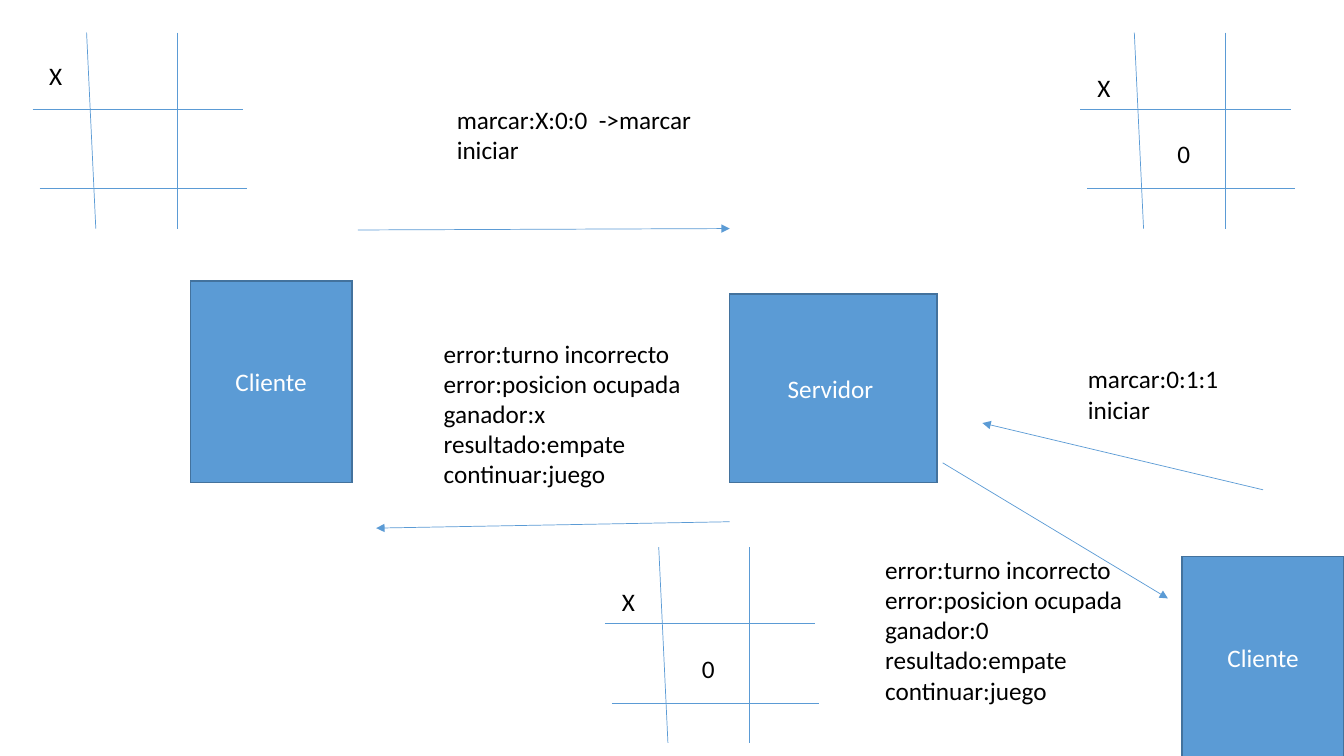
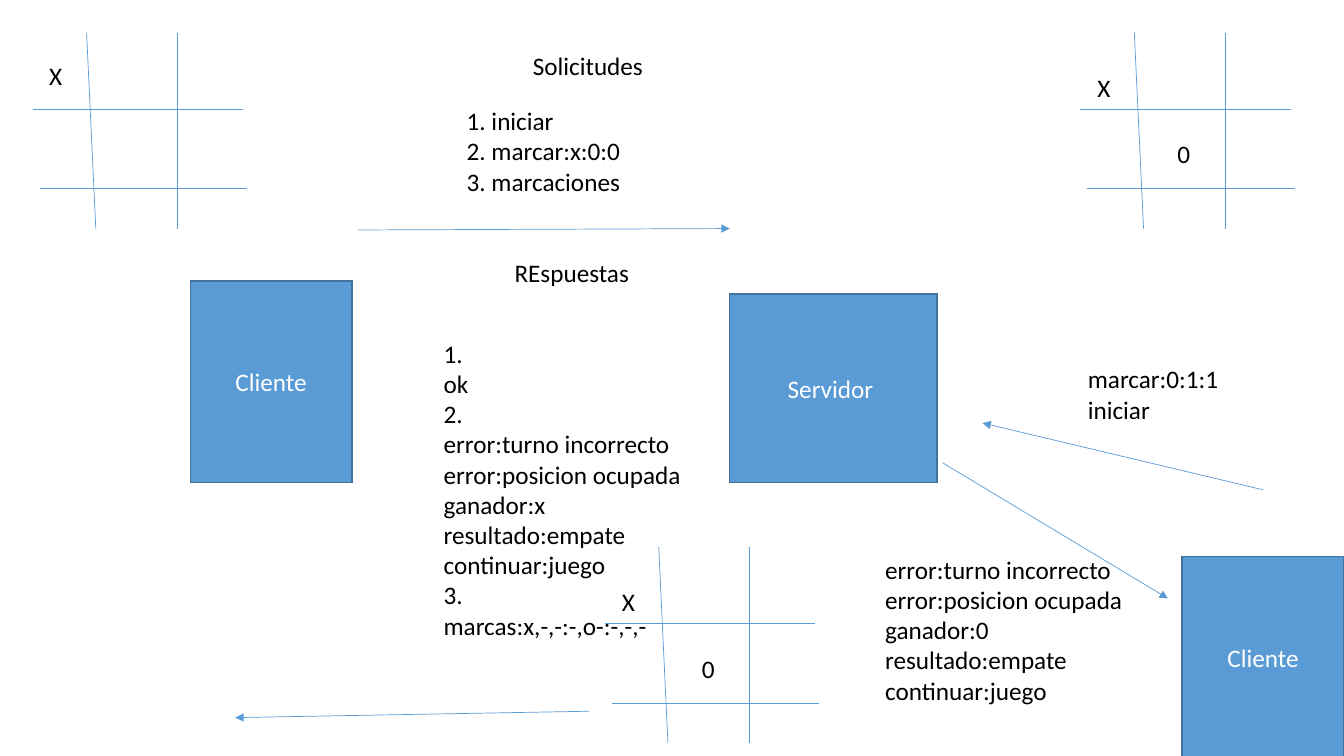
Before and after one commit to cmontellanob/SistemasDistribuidos1-20, a slide deck: slide 1 of TresEnRaya/esquema funcionamiento.pptx. Drawn at 1344x756 pixels with LibreOffice and Linux fonts; fonts in the diff are those of the drawing. Boxes give left, top, right and bottom in pixels: in the first picture for what was removed or moved away, otherwise in the second. Text is boxed around its words. In the diff, an @@ line names an element or a change of style, - is before the commit and + after.

```diff
--- a/TresEnRaya/esquema funcionamiento.pptx
+++ b/TresEnRaya/esquema funcionamiento.pptx
@@ text added at bbox=[533, 57, 643, 76], 18 pt, text #000000 @@
+Solicitudes
@@ text at bbox=[467, 112, 619, 192]: text changed @@
-marcar:X:0:0 ->marcar
-iniciar
+1. iniciar
+2. marcar:x:0:0
+3. marcaciones
@@ text added at bbox=[515, 265, 629, 286], 18 pt, text #000000 @@
+REspuestas
@@ text at bbox=[444, 346, 469, 423]: paragraphs added @@
+1.
+ok
+2.
@@ text at bbox=[444, 587, 647, 638]: paragraphs added @@
+3.
+marcas:x,-,-:-,o-:-,-,-
@@ arrow moved from (730, 522) - (376, 528) to (589, 712) - (235, 718) @@
```
Also in this commit, not shown: 4 other files.
